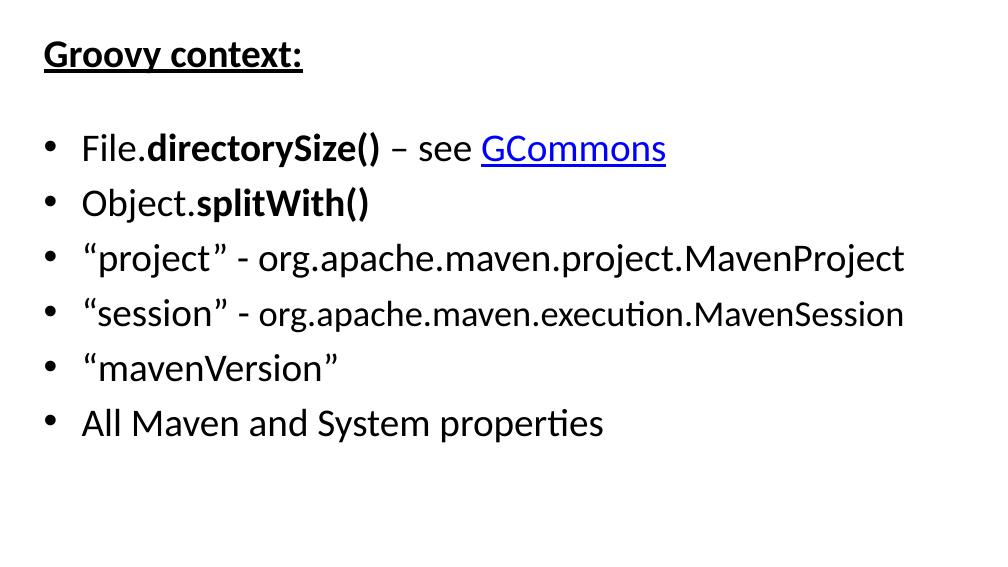
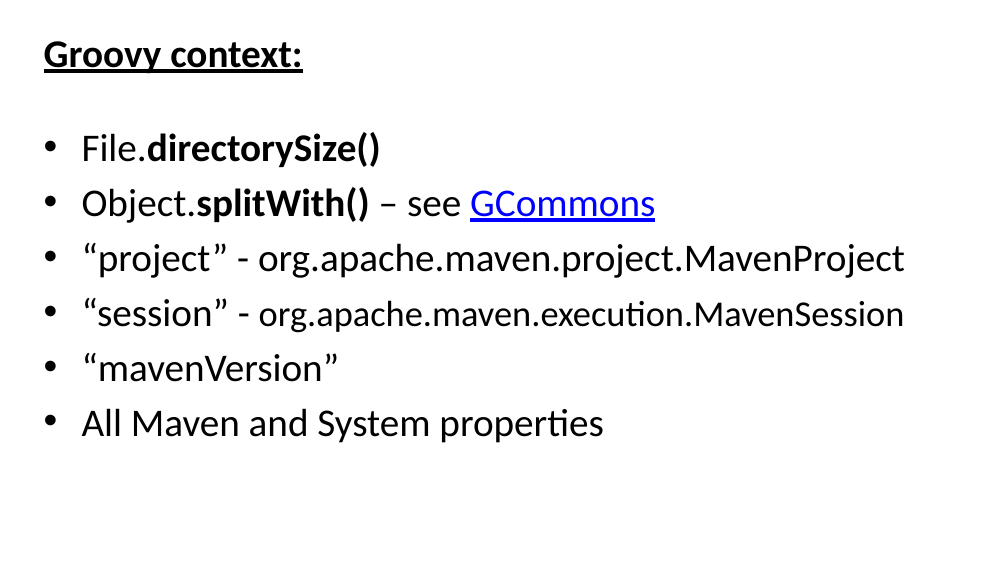
Before and after one commit to evgeny-goldin/maven-plugins, a slide deck: slide 76 of maven-plugins.pptx. Drawn at 1008x567 pixels with LibreOffice and Linux fonts; fonts in the diff are those of the drawing; background and template pictures are left out. Boxes give left, top, right and bottom in pixels: in the first picture for what was removed or moved away, otherwise in the second. Text is boxed around its words. In the diff, an @@ line names an element or a change of style, - is before the commit and + after.

```diff
--- a/maven-plugins.pptx
+++ b/maven-plugins.pptx
@@ text at (x1=82, y1=132, x2=655, y2=223): text changed @@
-• File.directorySize() – see GCommons
-• Object.splitWith()
+• File.directorySize()
+• Object.splitWith() – see GCommons
```
Also in this commit, not shown: 28 other slides changed.
